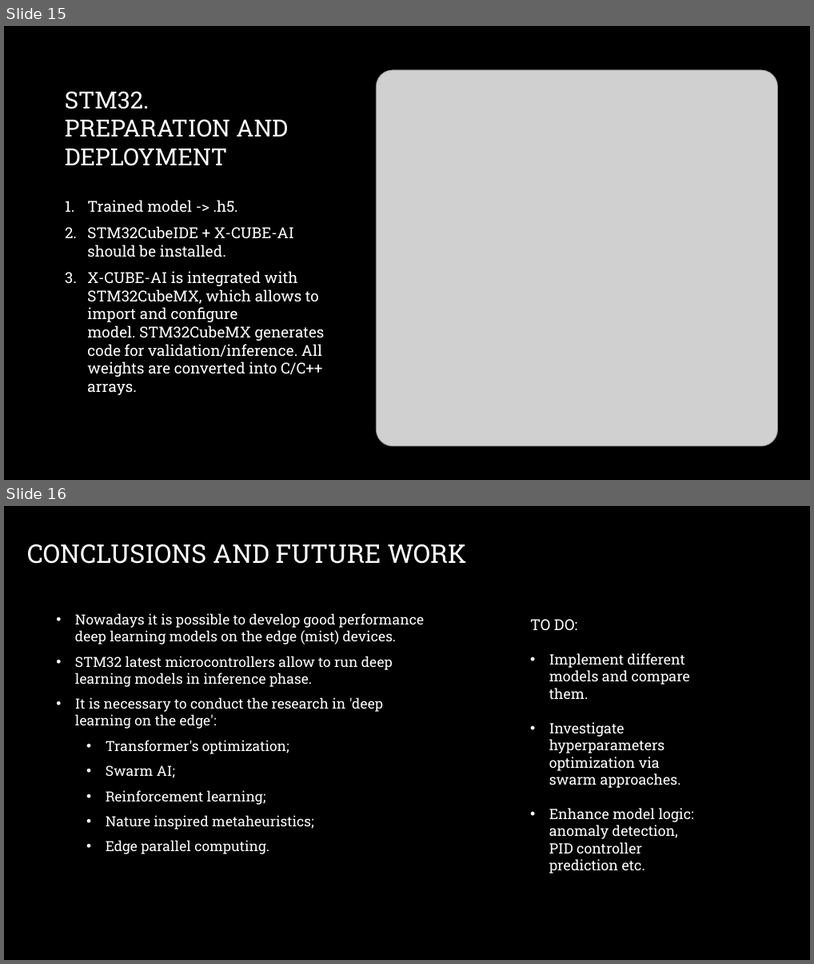
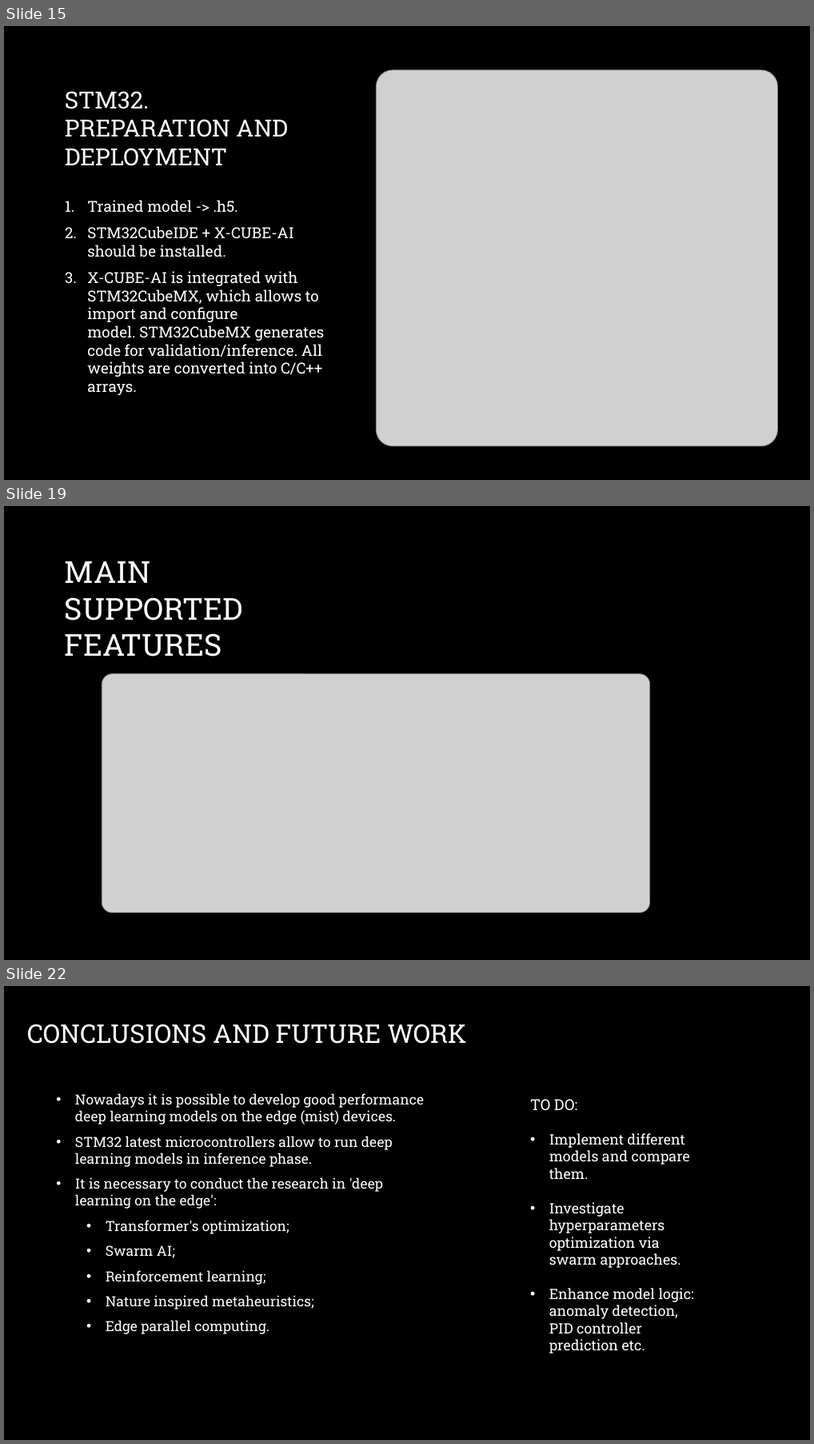
Before and after one commit to ucu-edge/workshop, a slide deck: UCU.pptx. Shown one above the other, each under a label of ours: slides 15 and 16 before the commit, slides 15, 19 and 22 after it; the slides between them are not shown. The pictures are 814x964 and 814x1444 pixels, drawn with LibreOffice and Linux fonts; fonts in the diff are those of the drawing; grey boxes stand for pictures; background and template pictures are left out. Boxes give left, top, right and bottom in pixels: in the first picture for what was removed or moved away, otherwise in the second. Text is boxed around its words. In the diff, an @@ line names an element or a change of style, - is before the commit and + after.

```diff
--- a/UCU.pptx
+++ b/UCU.pptx
@@ slide 19 added at [4, 506, 810, 960], background picture (left out) @@
@@ title added at [65, 561, 243, 656], 36 pt, text #FFFFFF @@
+MAIN SUPPORTED FEATURES
@@ picture added at [102, 673, 650, 912] @@
@@ what was slide 16 is now slide 22 @@
```
Also in this commit, not shown: 2 slides changed, 5 other slides added.
